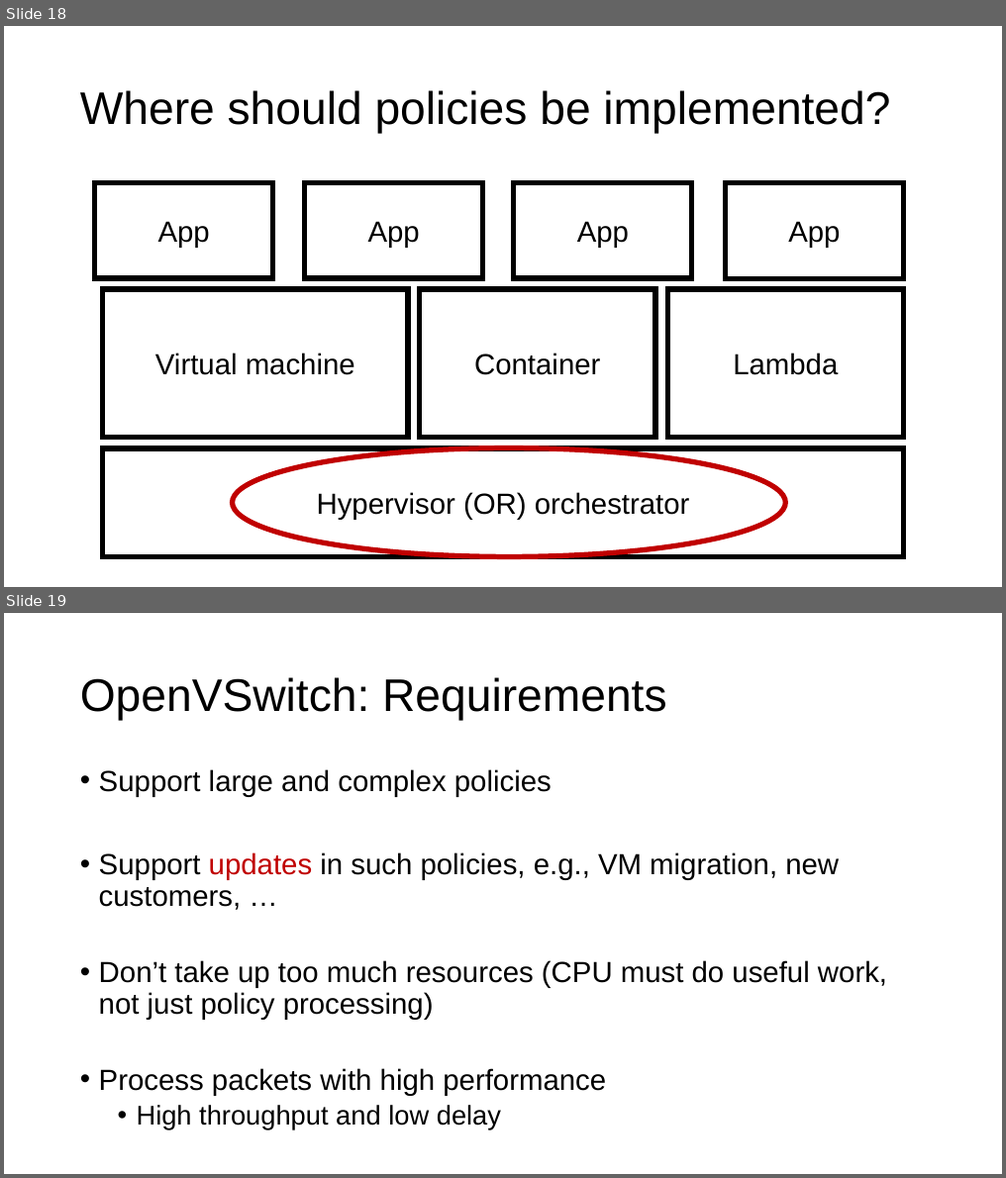
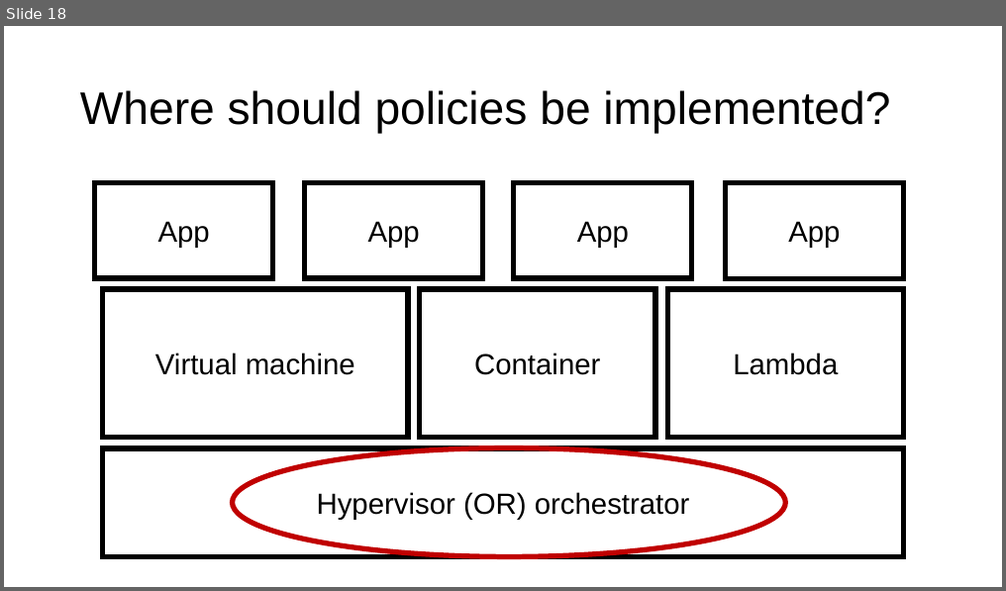
Before and after one commit to ngsrinivas/coursegen, a slide deck: ex/552-S24/staging/552-S24/lectures/11-network-software-data-plane.pptx. Shown one above the other, each under a label of ours: slides 18 and 19 before the commit, slide 18 after it. The pictures are 1006x1178 and 1006x591 pixels, drawn with LibreOffice and Linux fonts; fonts in the diff are those of the drawing. Boxes give left, top, right and bottom in pixels: in the first picture for what was removed or moved away, otherwise in the second. Text is boxed around its words. In the diff, an @@ line names an element or a change of style, - is before the commit and + after.

```diff
--- a/ex/552-S24/staging/552-S24/lectures/11-network-software-data-plane.pptx
+++ b/ex/552-S24/staging/552-S24/lectures/11-network-software-data-plane.pptx
@@ slide 19 removed at [4,613,1002,1174], background #FFFFFF @@
@@ title removed at [80,677,666,721] @@
-OpenVSwitch: Requirements
@@ text removed at [99,769,887,1130] @@
-• Support large and complex policies
-• Support updates in such policies, e.g., VM migration, new customers, …
-• Don’t take up too much resources (CPU must do useful work, not just policy processing)
-• Process packets with high performance
-  • High throughput and low delay
```
Also in this commit, not shown: 7 other slides removed, 3 other files.
